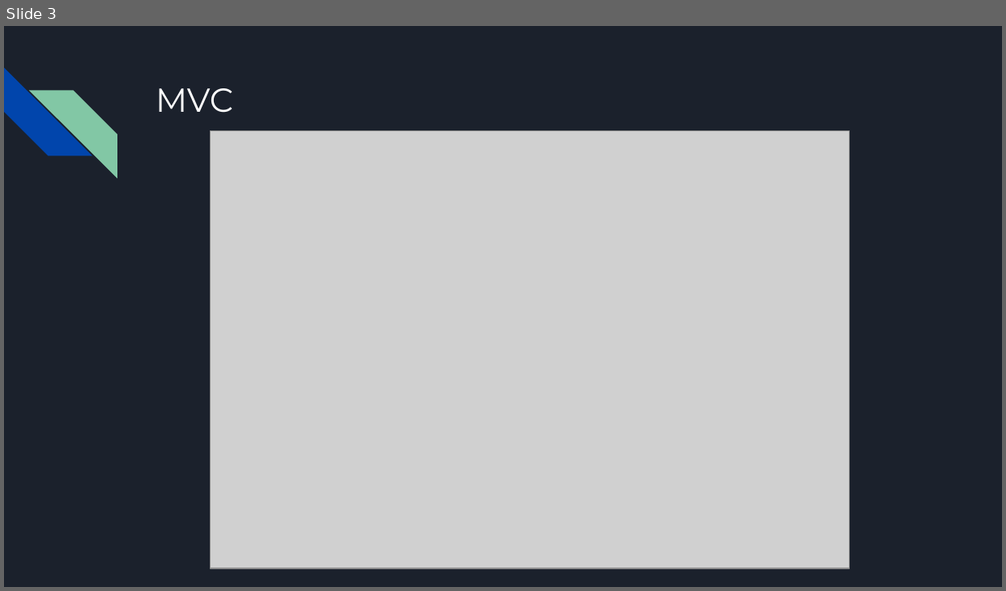
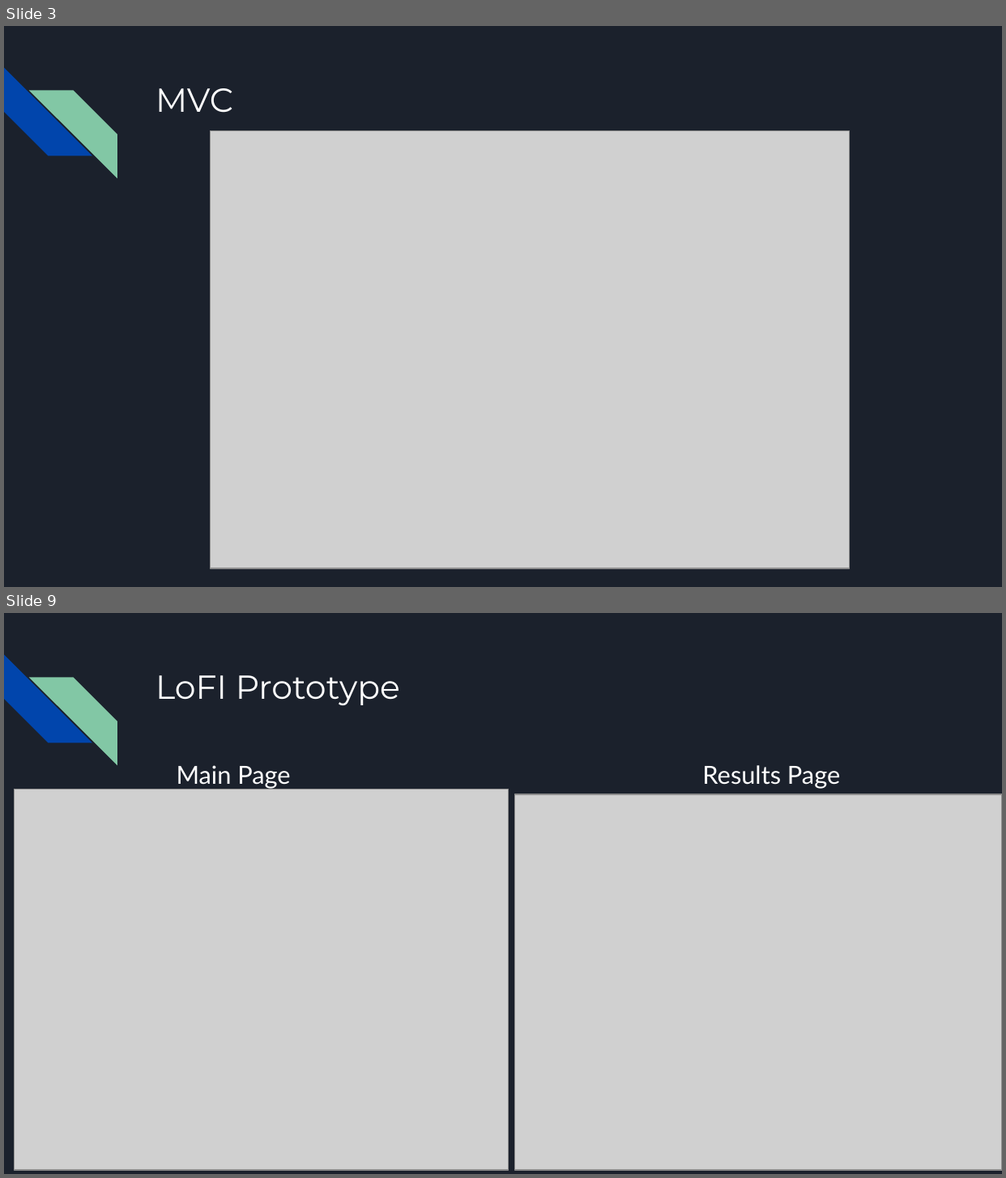
Before and after one commit to brianj-kim/ENSE-374-Project, a slide deck: Milestone#2 Reportouts/Milestone 2 report (WIP).pptx. Shown one above the other, each under a label of ours: slide 3 before the commit, slides 3 and 9 after it; the slides between them are not shown. The pictures are 1006x591 and 1006x1178 pixels, drawn with LibreOffice and Linux fonts; fonts in the diff are those of the drawing; grey boxes stand for pictures. Boxes give left, top, right and bottom in pixels: in the first picture for what was removed or moved away, otherwise in the second. Text is boxed around its words. In the diff, an @@ line names an element or a change of style, - is before the commit and + after.

```diff
--- a/Milestone#2 Reportouts/Milestone 2 report (WIP).pptx
+++ b/Milestone#2 Reportouts/Milestone 2 report (WIP).pptx
@@ slide 9 added at [4, 613, 1002, 1174], background #1B212C; not listed: 2 template elements that a slide beside it also shows @@
@@ title added at [155, 675, 400, 705], 24 pt, text #FFFFFF @@
+LoFI Prototype
@@ text added at [177, 765, 290, 789], 18 pt, text #FFFFFF @@
+Main Page
@@ text added at [702, 765, 840, 789], 18 pt, text #FFFFFF @@
+Results Page
@@ picture added at [14, 790, 508, 1171] @@
@@ picture added at [515, 794, 1002, 1171] @@
```
Also in this commit, not shown: 10 slides changed, 2 other slides added, 2 slides removed.
